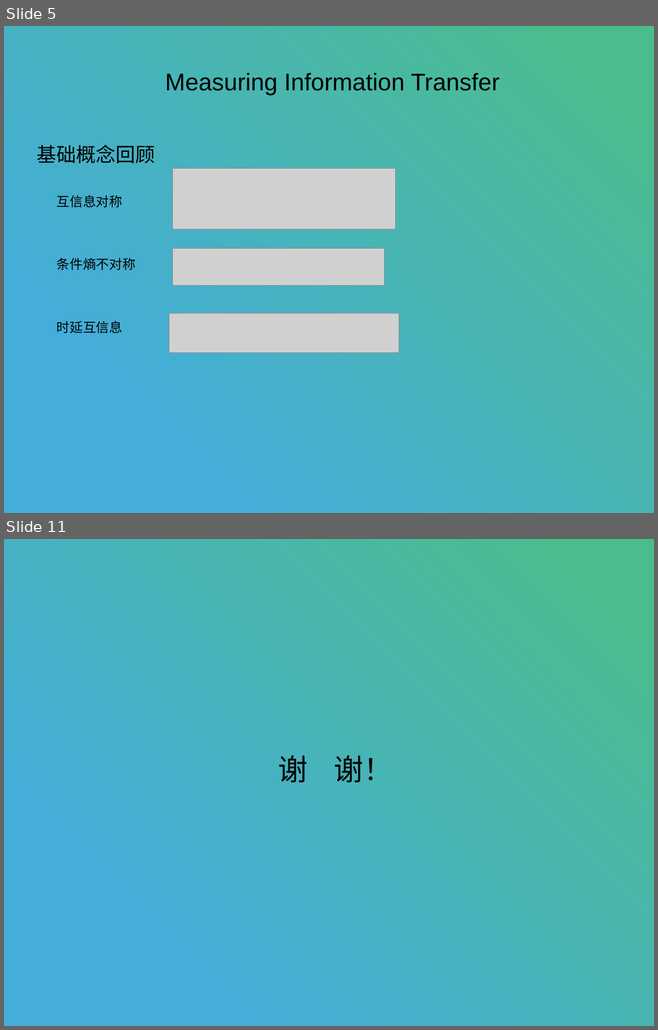
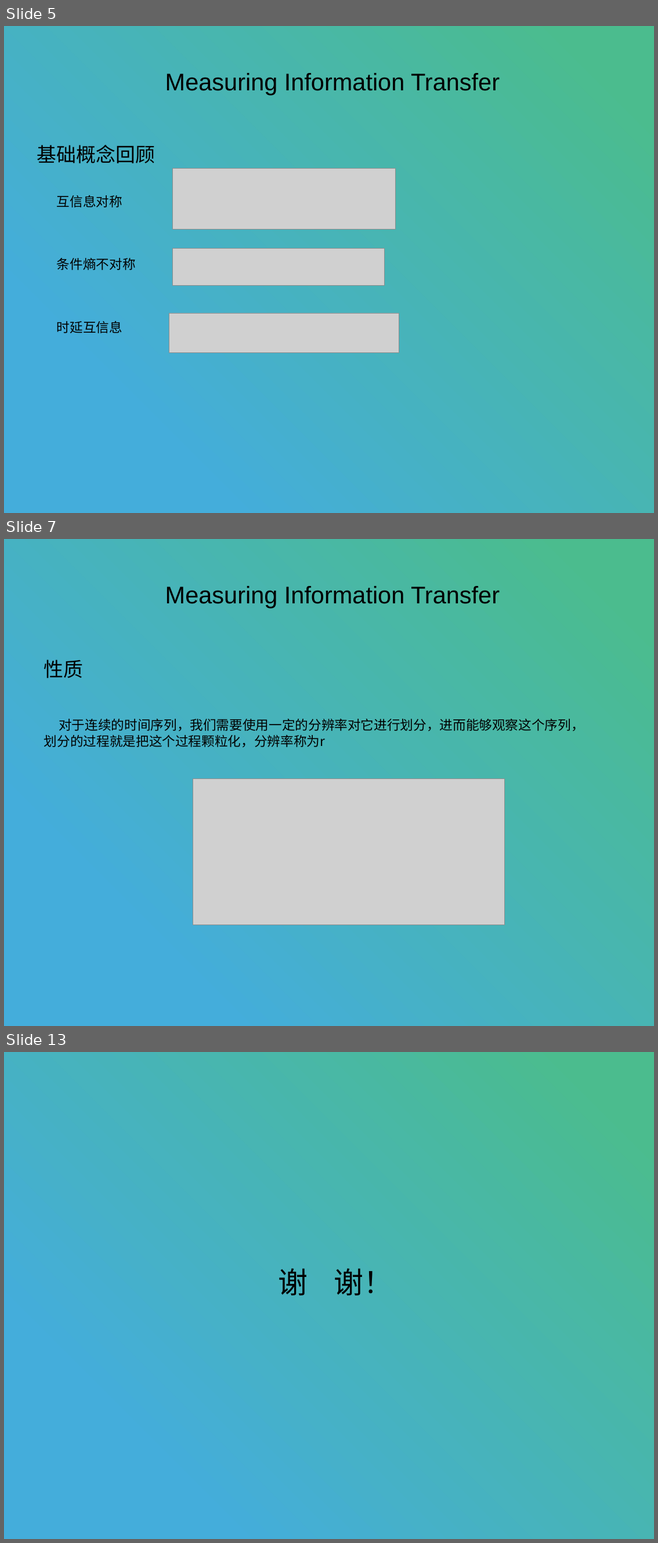
Before and after one commit to stan12138/daily, a slide deck: 转移熵.pptx. Shown one above the other, each under a label of ours: slides 5 and 11 before the commit, slides 5, 7 and 13 after it; the slides between them are not shown. The pictures are 658x1030 and 658x1543 pixels, drawn with LibreOffice and Linux fonts; fonts in the diff are those of the drawing; grey boxes stand for pictures. Boxes give left, top, right and bottom in pixels: in the first picture for what was removed or moved away, otherwise in the second. Text is boxed around its words. In the diff, an @@ line names an element or a change of style, - is before the commit and + after.

```diff
--- a/转移熵.pptx
+++ b/转移熵.pptx
@@ slide 7 added at [4, 539, 654, 1026], background #FFFFFF; not listed: 1 template element that a slide beside it also shows @@
@@ text added at [165, 586, 499, 608], 44 pt, text #000000 @@
+Measuring Information Transfer
@@ text added at [44, 660, 584, 747], 24 pt, text #000000 @@
+性质
+对于连续的时间序列，我们需要使用一定的分辨率对它进行划分，进而能够观察这个序列，划分的过程就是把这个过程颗粒化，分辨率称为r
@@ picture added at [192, 779, 505, 925] @@
@@ what was slide 11 is now slide 13 @@
```
Also in this commit, not shown: 6 slides changed, 1 other slide added, 11 other files.
